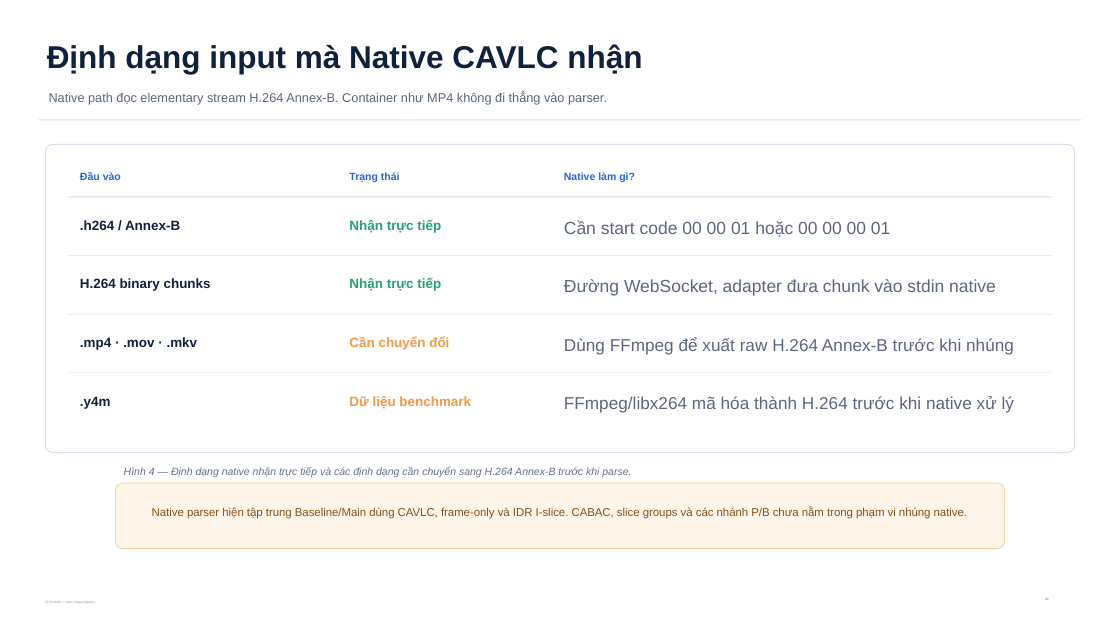
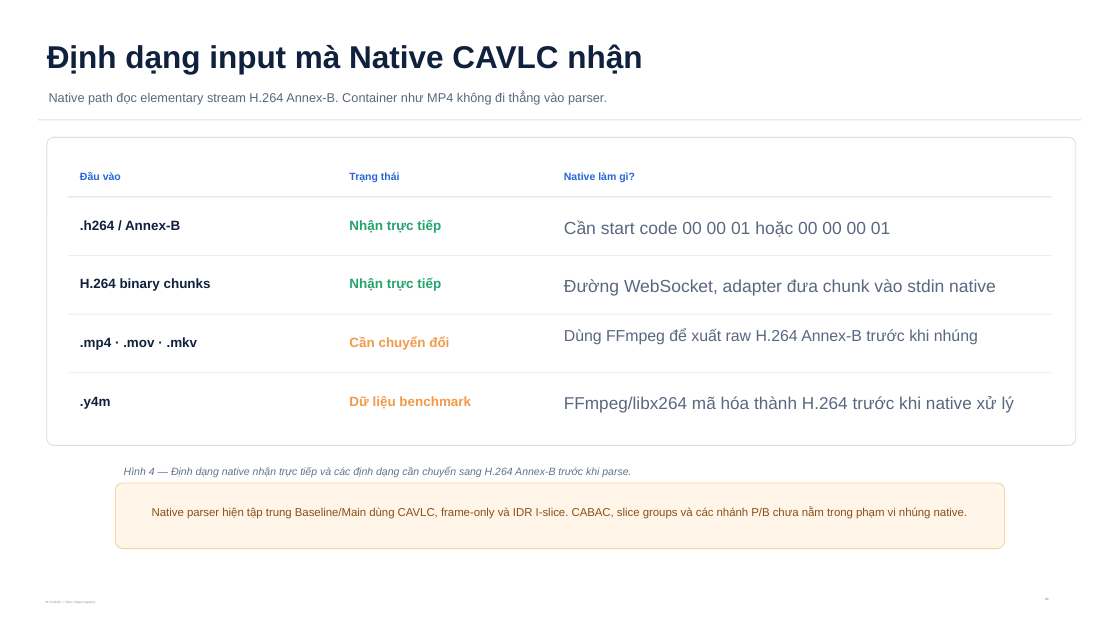
Before and after one commit to Saudadeeee/zk-snark-X-Steganography, a slide deck: slide 4 of VideoLevel/output/presentations/zkstego_computerphile_style_explainer_v24.pptx. Drawn at 1120x630 pixels with LibreOffice and Linux fonts; fonts in the diff are those of the drawing. Boxes give left, top, right and bottom in pixels: in the first picture for what was removed or moved away, otherwise in the second. Text is boxed around its words. In the diff, an @@ line names an element or a change of style, - is before the commit and + after.

```diff
--- a/VideoLevel/output/presentations/zkstego_computerphile_style_explainer_v24.pptx
+++ b/VideoLevel/output/presentations/zkstego_computerphile_style_explainer_v24.pptx
@@ rounded rectangle: place and size @@
-rounded rectangle at box(45, 145, 1075, 453)
+rounded rectangle at box(47, 138, 1076, 446)
@@ text "Dùng FFmpeg để xuất raw ...": place and size @@
-text "Dùng FFmpeg để xuất raw ..." at box(564, 337, 1014, 355)
+text "Dùng FFmpeg để xuất raw ..." at box(564, 328, 978, 345)
@@ text "Dùng FFmpeg để xuất raw ..." at box(564, 328, 978, 345): size 14.7 to 13.6 pt @@
```
Also in this commit, not shown: 12 other slides changed, 18 other files.
